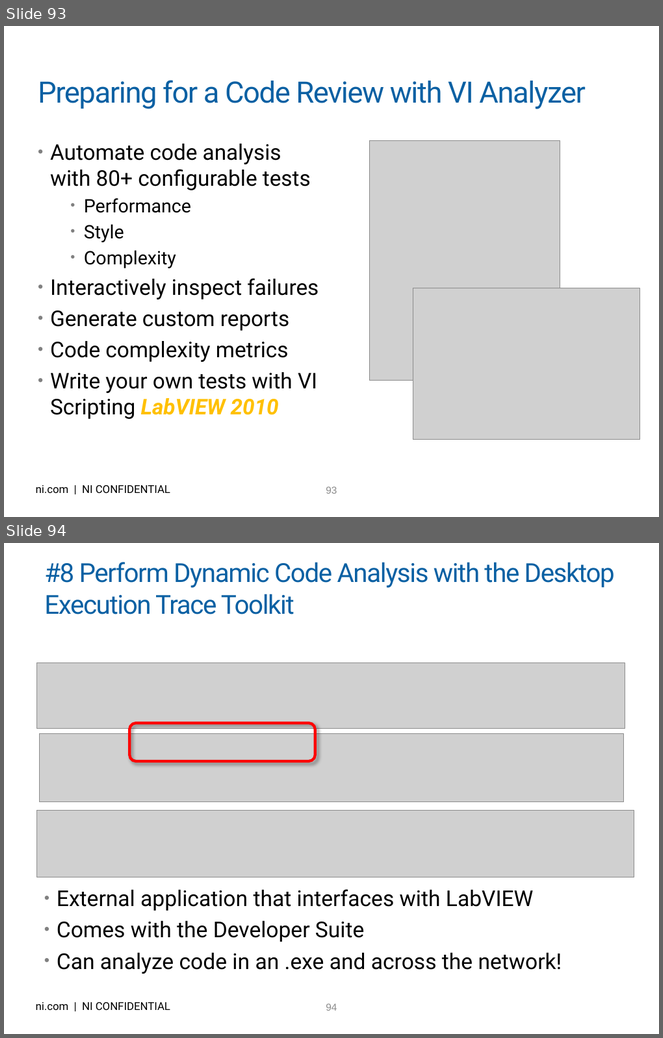
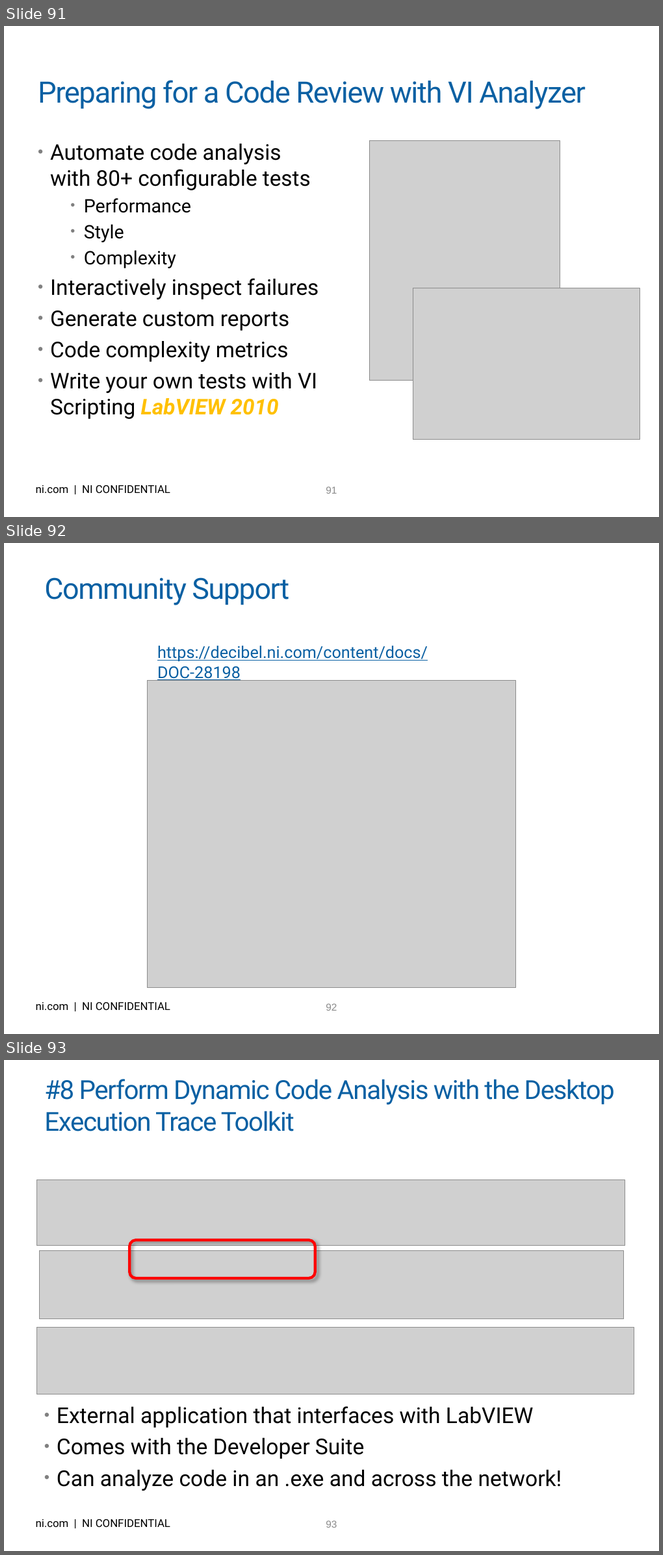
Before and after one commit to njhollenback/Presentations, a slide deck: LV for Advanced Apps - 10 Keys to Success.pptx. Shown one above the other, each under a label of ours: slides 93 and 94 before the commit, slides 91, 92 and 93 after it. The pictures are 663x1038 and 663x1555 pixels, drawn with LibreOffice and Linux fonts; fonts in the diff are those of the drawing; grey boxes stand for pictures; background and template pictures are left out. Boxes give left, top, right and bottom in pixels: in the first picture for what was removed or moved away, otherwise in the second. Text is boxed around its words. In the diff, an @@ line names an element or a change of style, - is before the commit and + after.

```diff
--- a/LV for Advanced Apps - 10 Keys to Success.pptx
+++ b/LV for Advanced Apps - 10 Keys to Success.pptx
@@ slide 92 added at [4, 543, 659, 1034], background picture (left out); not listed: 2 template elements that a slide beside it also shows @@
@@ title added at [44, 577, 289, 605], 32 pt, text #0A60A3 @@
+Community Support
@@ text added at [157, 646, 428, 682], 18 pt, text #0A60A3, underline @@
+https://decibel.ni.com/content/docs/DOC-28198
@@ picture added at [148, 681, 516, 988] @@
@@ what was slide 93 is now slide 91 @@
@@ page number at [326, 487, 337, 494]: text changed @@
-93
+91
@@ what was slide 94 is now slide 93 @@
@@ page number at [326, 1521, 337, 1528]: text changed @@
-94
+93
```
Also in this commit, not shown: 8 slides changed, 3 other slides added, 3 slides removed.
